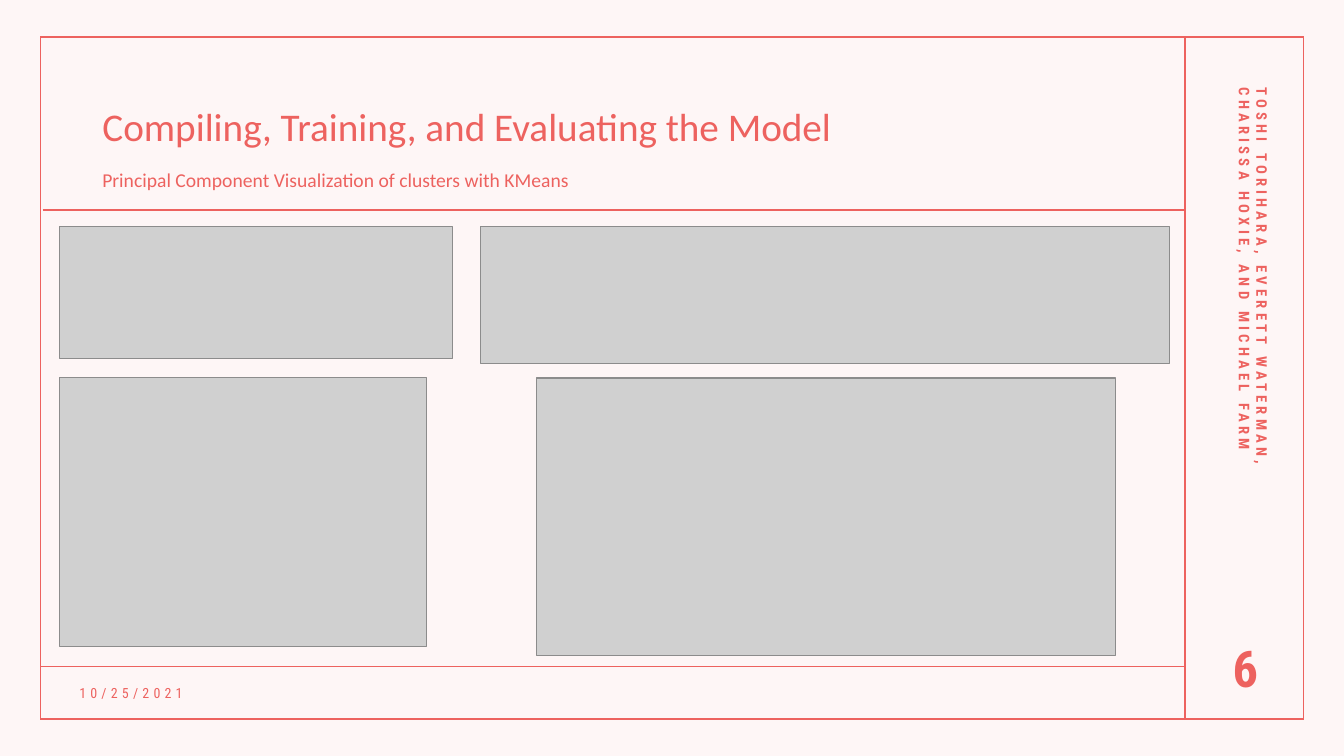
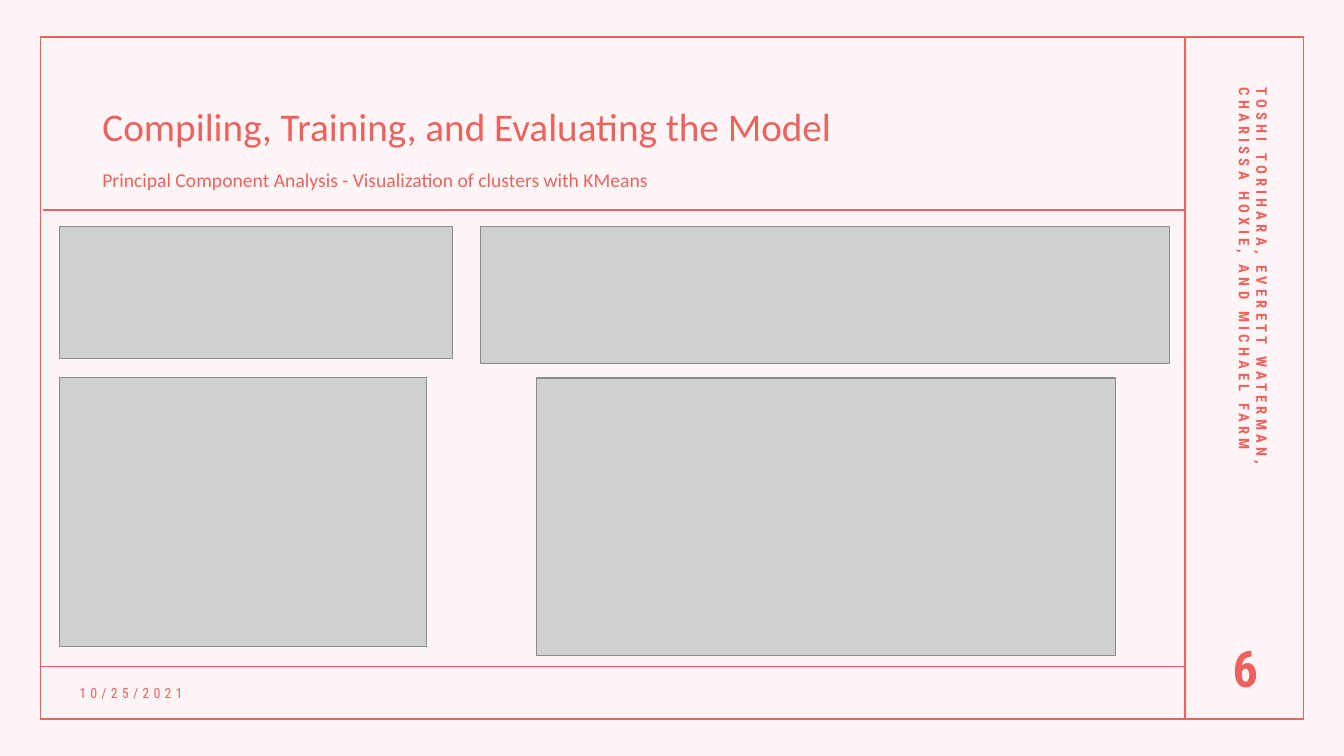
Before and after one commit to toshitorihara/Project4, a slide deck: slide 6 of mfarm/Project-4.pptx. Drawn at 1344x756 pixels with LibreOffice and Linux fonts; fonts in the diff are those of the drawing; grey boxes stand for pictures. Boxes give left, top, right and bottom in pixels: in the first picture for what was removed or moved away, otherwise in the second. Text is boxed around its words. In the diff, an @@ line names an element or a change of style, - is before the commit and + after.

```diff
--- a/mfarm/Project-4.pptx
+++ b/mfarm/Project-4.pptx
@@ text at bbox=[102, 173, 647, 190]: text changed @@
-Principal Component Visualization of clusters with KMeans
+Principal Component Analysis - Visualization of clusters with KMeans
```
Also in this commit, not shown: 5 other files.
